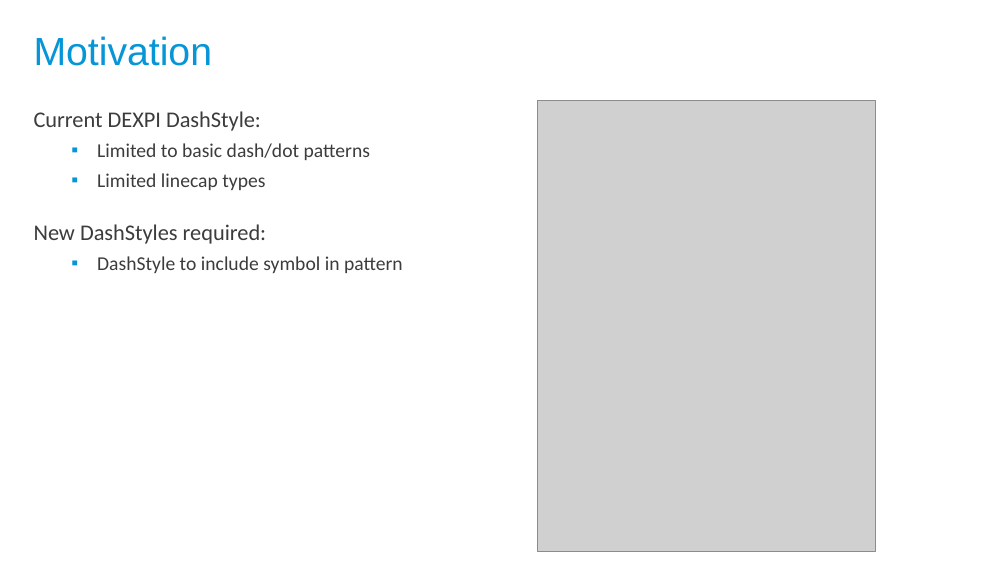
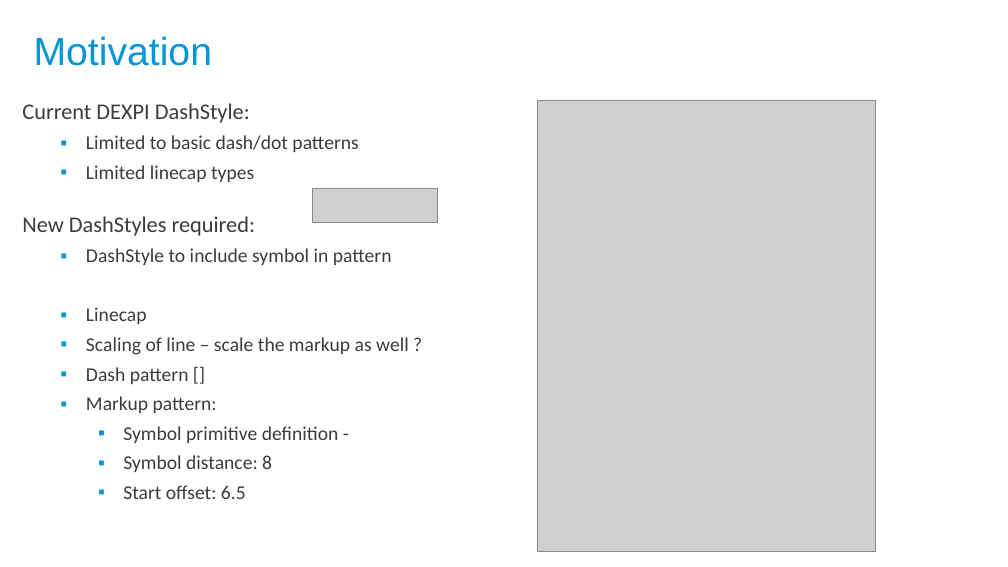
Before and after one commit to ToniaPedersen/DISCDEXPI, a slide deck: slide 2 of ContinuationProject/WorkingFolder/LineStyles.pptx. Drawn at 1008x567 pixels with LibreOffice and Linux fonts; fonts in the diff are those of the drawing; grey boxes stand for pictures; background and template pictures are left out. Boxes give left, top, right and bottom in pixels: in the first picture for what was removed or moved away, otherwise in the second. Text is boxed around its words. In the diff, an @@ line names an element or a change of style, - is before the commit and + after.

```diff
--- a/ContinuationProject/WorkingFolder/LineStyles.pptx
+++ b/ContinuationProject/WorkingFolder/LineStyles.pptx
@@ text "Current DEXPI DashStyle:": place and size @@
-text "Current DEXPI DashStyle:" at bbox=[34, 111, 403, 273]
+text "Current DEXPI DashStyle:" at bbox=[22, 103, 409, 499]
@@ picture added at bbox=[312, 188, 437, 223] @@
@@ text at bbox=[86, 307, 409, 499]: paragraphs added @@
+  ▪ Linecap
+  ▪ Scaling of line – scale the markup as well ?
+  ▪ Dash pattern []
+  ▪ Markup pattern:
+    ▪ Symbol primitive definition -
+    ▪ Symbol distance: 8
+    ▪ Start offset: 6.5
```
Also in this commit, not shown: 1 other slide changed.
